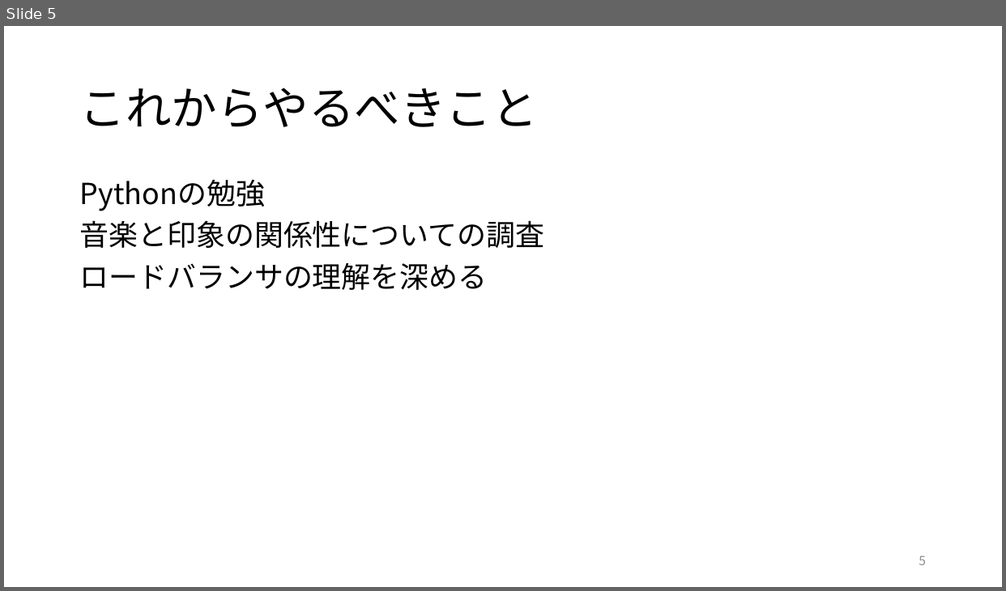
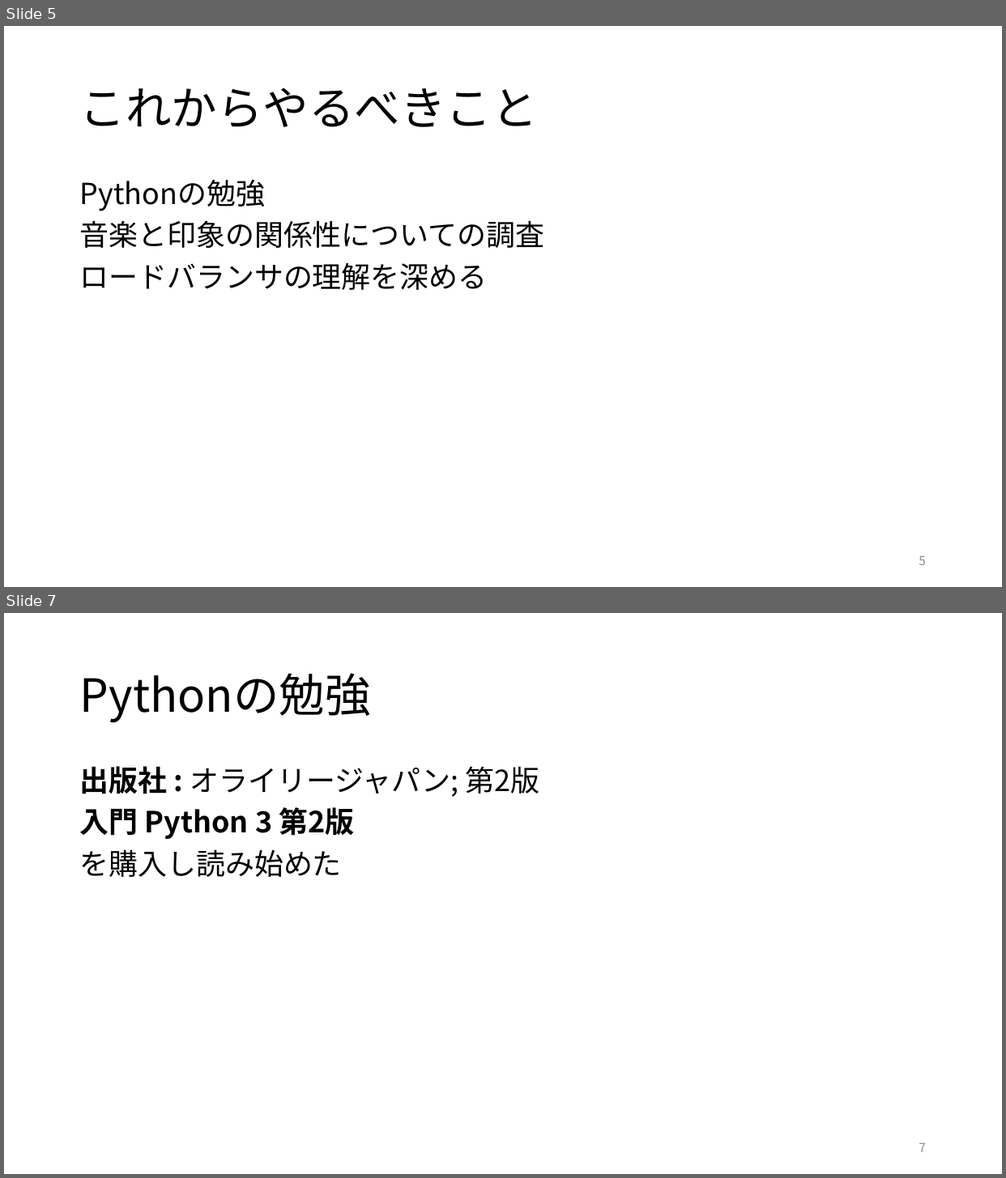
Before and after one commit to kait-takanolab/1821144-yoshii-thesis, a slide deck: 1821144_yoshii_sotsuken.pptx. Shown one above the other, each under a label of ours: slide 5 before the commit, slides 5 and 7 after it; the slides between them are not shown. The pictures are 1006x591 and 1006x1178 pixels, drawn with LibreOffice and Linux fonts; fonts in the diff are those of the drawing. Boxes give left, top, right and bottom in pixels: in the first picture for what was removed or moved away, otherwise in the second. Text is boxed around its words. In the diff, an @@ line names an element or a change of style, - is before the commit and + after.

```diff
--- a/1821144_yoshii_sotsuken.pptx
+++ b/1821144_yoshii_sotsuken.pptx
@@ slide 7 added at <box>4,613,1002,1174</box>, background #FFFFFF @@
@@ title added at <box>80,673,371,723</box>, 44 pt, text #000000 @@
+Pythonの勉強
@@ text added at <box>80,766,540,877</box>, 28 pt, text #000000 @@
+出版社 : オライリージャパン; 第2版
+入門 Python 3 第2版
+を購入し読み始めた
@@ page number added at <box>918,1144,926,1152</box>, 12 pt, text #8C8C8C @@
+7
```
Also in this commit, not shown: 4 other slides added.
